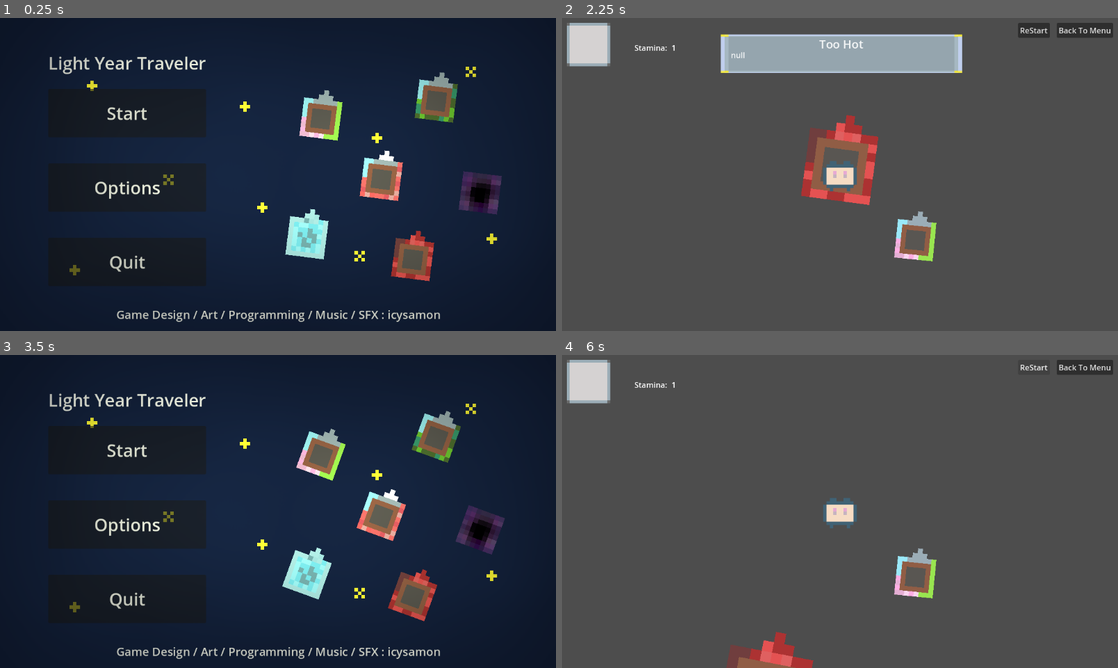
Above: before the commit, frames 1-4 (two rows, left to right).
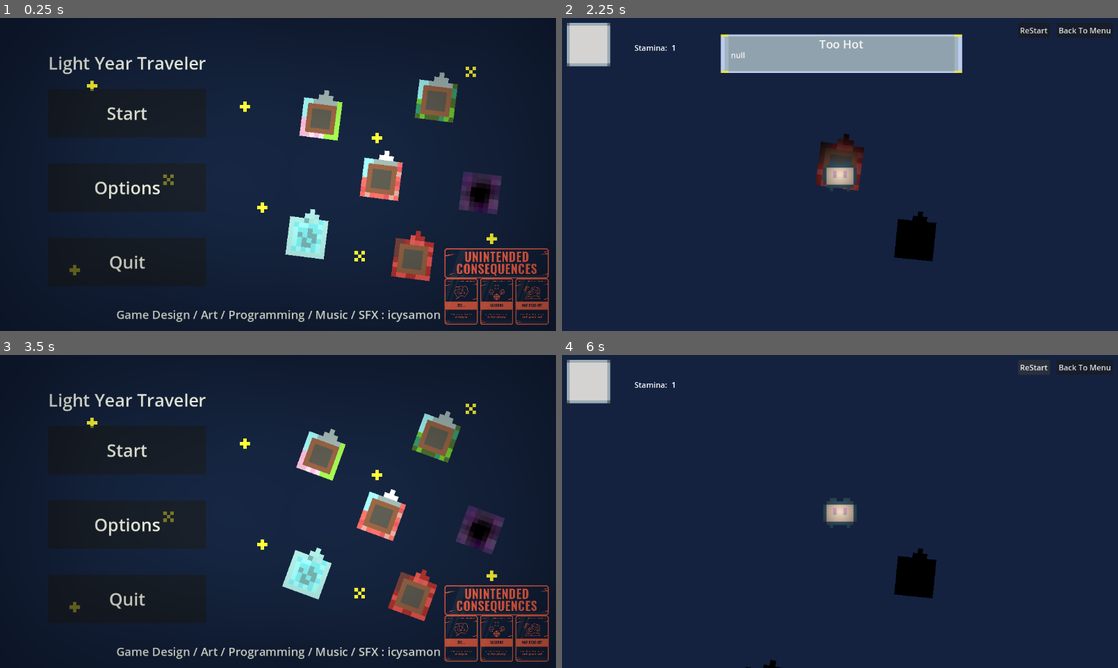
Above: after the commit, the same moments.

Repository: icysamon/LightYearsTraveler
Game: Godot game, scene res://scene/main/menu.tscn
Same seed, same stepped clock (60 frames per second), same inputs: the game is played once before the commit and once after it.
Inputs:
- Up to frame 1 (0.25 s): no input
- Up to frame 2 (2.25 s): click "Options" at 0.5 s; click "Back To Menu" at 1.25 s; click "Start" at 2 s
- Up to frame 3 (3.5 s): click "Back To Menu" at 2.75 s
- Up to frame 4 (6 s): click "Start" at 3.5 s; click "ReStart" at 4.25 s; click "ReStart" at 5 s; click "ReStart" at 5.75 s

The runs differ from the first frame. In frame 1, 1.8% of the frame differs, in the area x 79-99%, y 73-98%; in frame 2, 93%; in frame 3, 1.8%; in frame 4, 98%, in the area x 0-100%, y 0-100%.

Commit message:
fix: UI layer

Diff:
--- a/project.godot
+++ b/project.godot
@@ -32,7 +32,18 @@
 ]
 }
 
+[layer_names]
+
+2d_render/layer_4="UI"
+
+[physics]
+
+3d/default_gravity=0.0
+2d/default_gravity=0.0
+
 [rendering]
 
+textures/canvas_textures/default_texture_filter=0
 renderer/rendering_method="gl_compatibility"
 renderer/rendering_method.mobile="gl_compatibility"
+environment/defaults/default_clear_color=Color(0.0784314, 0.133333, 0.25098, 1)
--- a/scene/child/game_over.tscn
+++ b/scene/child/game_over.tscn
@@ -13,8 +13,9 @@
 grow_vertical = 2
 mouse_filter = 1
 
-[node name="MarginContainer" type="MarginContainer" parent="."]
-layout_mode = 1
+[node name="CanvasLayer" type="CanvasLayer" parent="."]
+
+[node name="MarginContainer" type="MarginContainer" parent="CanvasLayer"]
 anchors_preset = 15
 anchor_right = 1.0
 anchor_bottom = 1.0
@@ -25,7 +26,7 @@
 theme_override_constants/margin_right = 10
 theme_override_constants/margin_bottom = 10
 
-[node name="Label" type="Label" parent="MarginContainer"]
+[node name="Label" type="Label" parent="CanvasLayer/MarginContainer"]
 layout_mode = 2
 text = "GAME OVER"
 label_settings = SubResource("LabelSettings_vvhpq")
--- a/scene/child/player.tscn
+++ b/scene/child/player.tscn
@@ -1,9 +1,10 @@
-[gd_scene load_steps=6 format=3 uid="uid://cxpv1vg6rsf8v"]
+[gd_scene load_steps=7 format=3 uid="uid://cxpv1vg6rsf8v"]
 
 [ext_resource type="Script" path="res://scripts/player.gd" id="1_1c44o"]
 [ext_resource type="Texture2D" uid="uid://dc8370ps1bh1" path="res://assets/player/player.png" id="1_e5cpc"]
 [ext_resource type="PackedScene" uid="uid://b405njjdeo60g" path="res://scene/main/ui.tscn" id="3_8hhjv"]
 [ext_resource type="Script" path="res://scripts/area/player_area.gd" id="4_cmvo7"]
+[ext_resource type="Texture2D" uid="uid://blhpauqkrv0eu" path="res://assets/light/2d_lights_and_shadows_neutral_point_light.webp" id="5_860un"]
 
 [sub_resource type="RectangleShape2D" id="RectangleShape2D_m1yhp"]
 size = Vector2(70, 63)
@@ -18,7 +19,12 @@
 scale = Vector2(0.142857, 0.142857)
 
 [node name="UI" parent="Camera2D" instance=ExtResource("3_8hhjv")]
+light_mask = 8
 custom_minimum_size = Vector2(1152, 648)
+offset_left = -576.0
+offset_top = -324.0
+offset_right = 576.0
+offset_bottom = 324.0
 size_flags_horizontal = 4
 size_flags_vertical = 4
 mouse_filter = 1
@@ -30,5 +36,8 @@
 
 [node name="CollisionShape2D" type="CollisionShape2D" parent="Area2D"]
 position = Vector2(-1.96695e-06, 3.5)
-scale = Vector2(1, 1)
 shape = SubResource("RectangleShape2D_m1yhp")
+
+[node name="PointLight2D" type="PointLight2D" parent="."]
+texture = ExtResource("5_860un")
+texture_scale = 0.1
--- a/scene/main/global.tscn
+++ b/scene/main/global.tscn
@@ -17,6 +17,9 @@
 [node name="Node2D" type="Node2D"]
 texture_filter = 1
 script = ExtResource("1_njcqn")
+
+[node name="CanvasModulate" type="CanvasModulate" parent="."]
+color = Color(0, 0, 0, 1)
 
 [node name="Player" parent="." instance=ExtResource("3_w17ff")]
 
--- a/scene/main/menu.tscn
+++ b/scene/main/menu.tscn
@@ -23,6 +23,8 @@
 [ext_resource type="Script" path="res://scripts/music_menu.gd" id="15_v3xuf"]
 [ext_resource type="Script" path="res://scripts/buttons/options.gd" id="17_8kqio"]
 [ext_resource type="PackedScene" uid="uid://bm10m54nrssoi" path="res://scene/child/point_light_star.tscn" id="23_6p0f2"]
+[ext_resource type="Texture2D" uid="uid://b43bgd32aj2o2" path="res://assets/godot_wild_jam/theme.png" id="24_r2f0h"]
+[ext_resource type="Texture2D" uid="uid://bvun5kpw8bxhd" path="res://assets/godot_wild_jam/card.png" id="25_7qhav"]
 
 [sub_resource type="LabelSettings" id="LabelSettings_yonf3"]
 font_size = 36
@@ -255,6 +257,22 @@
 [node name="WorldEnvironment" type="WorldEnvironment" parent="."]
 environment = SubResource("Environment_fc8r1")
 
+[node name="VBoxContainer" type="VBoxContainer" parent="."]
+layout_mode = 0
+offset_left = 921.0
+offset_top = 477.0
+offset_right = 3621.0
+offset_bottom = 2455.0
+scale = Vector2(0.08, 0.08)
+
+[node name="Theme" type="TextureRect" parent="VBoxContainer"]
+layout_mode = 2
+texture = ExtResource("24_r2f0h")
+
+[node name="Card" type="TextureRect" parent="VBoxContainer"]
+layout_mode = 2
+texture = ExtResource("25_7qhav")
+
 [connection signal="button_down" from="MarginContainer/HBoxContainer/VBoxContainer/Start/Button" to="MarginContainer/HBoxContainer/VBoxContainer/Start/Button" method="_on_button_down"]
 [connection signal="mouse_entered" from="MarginContainer/HBoxContainer/VBoxContainer/Start/Button" to="MarginContainer/HBoxContainer/VBoxContainer/Start/Button" method="_on_mouse_entered"]
 [connection signal="button_down" from="MarginContainer/HBoxContainer/VBoxContainer/Options/Button" to="MarginContainer/HBoxContainer/VBoxContainer/Options/Button" method="_on_button_down"]
--- a/scene/main/ui.tscn
+++ b/scene/main/ui.tscn
@@ -14,8 +14,10 @@
 grow_vertical = 2
 script = ExtResource("1_1jrra")
 
-[node name="SeasonSystem" type="Control" parent="."]
-layout_mode = 2
+[node name="CanvasLayer" type="CanvasLayer" parent="."]
+
+[node name="SeasonSystem" type="Control" parent="CanvasLayer"]
+layout_mode = 3
 anchors_preset = 0
 offset_right = 1152.0
 offset_bottom = 648.0
@@ -23,20 +25,20 @@
 grow_vertical = 2
 mouse_filter = 1
 
-[node name="MarginContainer" type="MarginContainer" parent="SeasonSystem"]
+[node name="MarginContainer" type="MarginContainer" parent="CanvasLayer/SeasonSystem"]
 layout_mode = 0
 offset_right = 100.0
 offset_bottom = 100.0
 theme_override_constants/margin_left = 10
 theme_override_constants/margin_top = 10
 
-[node name="TextureRect_Frame" type="TextureRect" parent="SeasonSystem/MarginContainer"]
+[node name="TextureRect_Frame" type="TextureRect" parent="CanvasLayer/SeasonSystem/MarginContainer"]
 texture_filter = 1
 layout_mode = 2
 texture = ExtResource("1_5q6eo")
 
-[node name="StaminaSystem" type="Control" parent="."]
-layout_mode = 2
+[node name="StaminaSystem" type="Control" parent="CanvasLayer"]
+layout_mode = 3
 anchors_preset = 0
 offset_right = 1152.0
 offset_bottom = 648.0
@@ -44,26 +46,26 @@
 grow_vertical = 2
 mouse_filter = 1
 
-[node name="MarginContainer" type="MarginContainer" parent="StaminaSystem"]
+[node name="MarginContainer" type="MarginContainer" parent="CanvasLayer/StaminaSystem"]
 layout_mode = 0
 offset_right = 40.0
 offset_bottom = 40.0
 theme_override_constants/margin_left = 150
 theme_override_constants/margin_top = 50
 
-[node name="HBoxContainer" type="HBoxContainer" parent="StaminaSystem/MarginContainer"]
+[node name="HBoxContainer" type="HBoxContainer" parent="CanvasLayer/StaminaSystem/MarginContainer"]
 layout_mode = 2
 
-[node name="Label_Stamina" type="Label" parent="StaminaSystem/MarginContainer/HBoxContainer"]
+[node name="Label_Stamina" type="Label" parent="CanvasLayer/StaminaSystem/MarginContainer/HBoxContainer"]
 layout_mode = 2
 text = "Stamina: "
 
-[node name="Label_Status" type="Label" parent="StaminaSystem/MarginContainer/HBoxContainer"]
+[node name="Label_Status" type="Label" parent="CanvasLayer/StaminaSystem/MarginContainer/HBoxContainer"]
 layout_mode = 2
 text = "NULL"
 
-[node name="MenuSystem" type="Control" parent="."]
-layout_mode = 2
+[node name="MenuSystem" type="Control" parent="CanvasLayer"]
+layout_mode = 3
 anchors_preset = 0
 offset_right = 1152.0
 offset_bottom = 648.0
@@ -71,7 +73,7 @@
 grow_vertical = 2
 mouse_filter = 1
 
-[node name="MarginContainer" type="MarginContainer" parent="MenuSystem"]
+[node name="MarginContainer" type="MarginContainer" parent="CanvasLayer/MenuSystem"]
 layout_mode = 1
 anchors_preset = 1
 anchor_left = 1.0
@@ -80,25 +82,25 @@
 offset_bottom = 41.0
 grow_horizontal = 0
 
-[node name="HBoxContainer" type="HBoxContainer" parent="MenuSystem/MarginContainer"]
+[node name="HBoxContainer" type="HBoxContainer" parent="CanvasLayer/MenuSystem/MarginContainer"]
 layout_mode = 2
 
-[node name="MarginContainer2" type="MarginContainer" parent="MenuSystem/MarginContainer/HBoxContainer"]
+[node name="MarginContainer2" type="MarginContainer" parent="CanvasLayer/MenuSystem/MarginContainer/HBoxContainer"]
 layout_mode = 2
 theme_override_constants/margin_top = 10
 theme_override_constants/margin_right = 10
 
-[node name="Button" type="Button" parent="MenuSystem/MarginContainer/HBoxContainer/MarginContainer2"]
+[node name="Button" type="Button" parent="CanvasLayer/MenuSystem/MarginContainer/HBoxContainer/MarginContainer2"]
 layout_mode = 2
 text = "ReStart"
 script = ExtResource("3_b2uqk")
 
-[node name="BackToMenu" type="MarginContainer" parent="MenuSystem/MarginContainer/HBoxContainer"]
+[node name="BackToMenu" type="MarginContainer" parent="CanvasLayer/MenuSystem/MarginContainer/HBoxContainer"]
 layout_mode = 2
 theme_override_constants/margin_top = 10
 theme_override_constants/margin_right = 10
 
-[node name="Button" type="Button" parent="MenuSystem/MarginContainer/HBoxContainer/BackToMenu"]
+[node name="Button" type="Button" parent="CanvasLayer/MenuSystem/MarginContainer/HBoxContainer/BackToMenu"]
 layout_mode = 2
 text = "Back To Menu"
 script = ExtResource("2_yhi28")
@@ -107,6 +109,6 @@
 wait_time = 5.0
 autostart = true
 
-[connection signal="button_down" from="MenuSystem/MarginContainer/HBoxContainer/MarginContainer2/Button" to="MenuSystem/MarginContainer/HBoxContainer/MarginContainer2/Button" method="_on_button_down"]
-[connection signal="button_down" from="MenuSystem/MarginContainer/HBoxContainer/BackToMenu/Button" to="MenuSystem/MarginContainer/HBoxContainer/BackToMenu/Button" method="_on_button_down"]
+[connection signal="button_down" from="CanvasLayer/MenuSystem/MarginContainer/HBoxContainer/MarginContainer2/Button" to="CanvasLayer/MenuSystem/MarginContainer/HBoxContainer/MarginContainer2/Button" method="_on_button_down"]
+[connection signal="button_down" from="CanvasLayer/MenuSystem/MarginContainer/HBoxContainer/BackToMenu/Button" to="CanvasLayer/MenuSystem/MarginContainer/HBoxContainer/BackToMenu/Button" method="_on_button_down"]
 [connection signal="timeout" from="Timer" to="." method="_on_timer_timeout"]
--- a/scene/test.tscn
+++ b/scene/test.tscn
@@ -4,9 +4,11 @@
 
 [node name="Node2D" type="Node2D"]
 
-[node name="Sprite2D" type="Sprite2D" parent="."]
+[node name="CanvasModulate" type="CanvasModulate" parent="."]
+color = Color(0, 0, 0, 1)
+
+[node name="CanvasLayer" type="CanvasLayer" parent="."]
+
+[node name="Sprite2D" type="Sprite2D" parent="CanvasLayer"]
 position = Vector2(532, 307)
 texture = ExtResource("1_lmvj4")
-
-[node name="CanvasModulate" type="CanvasModulate" parent="."]
-color = Color(0, 0, 0, 1)
--- a/scripts/global.gd
+++ b/scripts/global.gd
@@ -15,6 +15,7 @@
 var flag_move : bool = false
 var can_move : bool = true
 var last_target_normalized : Vector2 = Vector2.ZERO
+var planet_array : Array
 
 
 func _ready():
@@ -31,7 +32,7 @@
 		planet.speed_rotation = randf_range(-1.0, 1.0)
 
 		# random set planet scale
-		var planet_scale = randf_range(1.0, 4.0)
+		var planet_scale = randf_range(1.0, 1.5)
 		planet.scale.x = planet_scale
 		planet.scale.y = planet_scale
 
@@ -39,19 +40,20 @@
 		planet.position = Vector2(x, y)
 		planet.event = planet.event_array.pick_random()
 		add_child(planet)
+
 		if planet.get_planet:
 			planet.queue_free()
 
+		planet_array.append(planet)
 		creation_radius += R_INCREMENT
-
-	pass
+	print(planet_array)
 
 
 func _draw():
 	if player.stamina <= 0 and flag_move:
 		draw_line(player.global_position, get_global_mouse_position(), Color.BLUE, 3.0)
 
-# Called every frame. 'delta' is the elapsed time since the previous frame.
+
 func _process(delta):
 	if player.stamina > 0 and flag_move:
 		var target_normalized = (target - player.position).normalized()
--- a/scripts/planet.gd
+++ b/scripts/planet.gd
@@ -135,7 +135,7 @@
 			var tip = TIP.instantiate()
 			tip.event_name = event.name
 			tip.event_description = event.description
-			player.get_node("Camera2D/UI").add_child(tip)
+			player.get_node("Camera2D/UI/CanvasLayer").add_child(tip)
 
 	# when get planet (error status)
 	elif area.area_type == "planet":
@@ -213,7 +213,7 @@
 			event = load("res://resource/event/you_should_leave.tres")
 			tip.event_name = event.name
 			tip.event_description = event.description
-			player.get_node("Camera2D/UI").add_child(tip)
+			player.get_node("Camera2D/UI/CanvasLayer").add_child(tip)
 	pass
 
 
--- a/scripts/ui.gd
+++ b/scripts/ui.gd
@@ -1,7 +1,7 @@
 extends Control
 
 
-@onready var STAMINA_STATUS = $StaminaSystem/MarginContainer/HBoxContainer/Label_Status
+@onready var STAMINA_STATUS = $CanvasLayer/StaminaSystem/MarginContainer/HBoxContainer/Label_Status
 @onready var player = owner
 
 
Binary file added: assets/godot_wild_jam/card.png
Not shown, added: assets/godot_wild_jam/card.png.import
Binary file added: assets/godot_wild_jam/theme.png
Not shown, added: assets/godot_wild_jam/theme.png.import
Not shown: 1 places in scene/main/menu.tscn that only renumber resources
